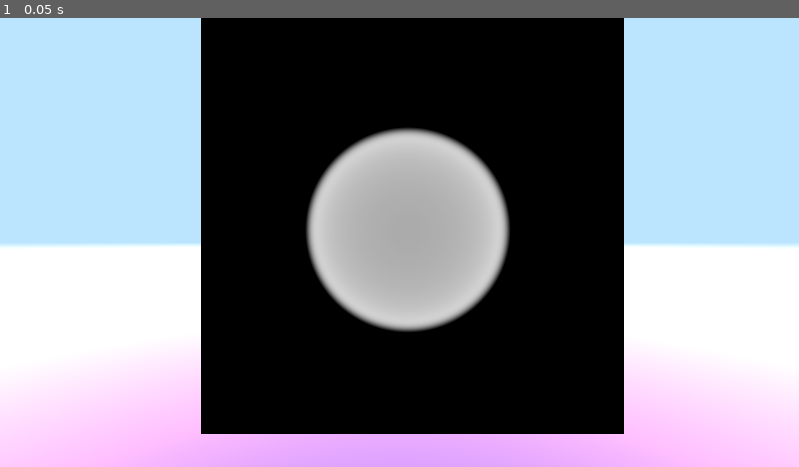
Above: before the commit, frame 1.
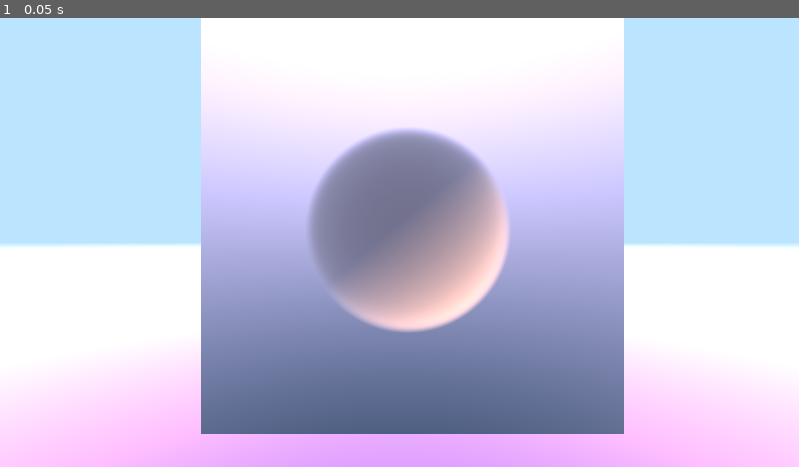
Above: after the commit, the same moment.

Repository: YottaYocta/CS4621
Game: Godot game, scene res://sky_scene.tscn
Two runs of this game, one before a commit and one after it. Both use one fixed random seed, a clock stepped at 60 frames per second and the inputs below.
Inputs:
- Up to frame 1 (0.05 s): no input

The runs differ from the first frame. In frame 1, 48% of the frame differs, in the area x 25-79%, y 0-93%.

Commit message:
using noise image from tutorial, added morphing, still issues with noise not working

Diff:
--- a/Shaders/RaymarchShader.gdshader
+++ b/Shaders/RaymarchShader.gdshader
@@ -1,17 +1,41 @@
 shader_type spatial;
 render_mode unshaded;
 
-//uniform float u_time;
-//uniform vec2 u_resolution;
-
 #define MAX_STEPS 100
 #define MARCH_SIZE 0.08
+#define PI 3.14159265359
+#define RADIUS 1.5
 
-uniform sampler2D noise_texture;
+const vec3 SUN_POSITION = vec3(5.0,6.0,0.0);
+
+uniform sampler2D noise_texture2 : hint_screen_texture, repeat_disable, filter_nearest;
+uniform sampler2D noise_texture : repeat_enable;
 
 // Signed distance function for a sphere
 float sd_sphere(vec3 p, float radius) {
     return length(p) - radius;
+}
+
+float sdCapsule(vec3 p, vec3 a, vec3 b, float r) {
+	vec3 ab = b-a;
+	vec3 ap = p-a;
+	float t = dot(ab,ap) / dot(ab,ab);
+	t = clamp(t, 0.0, 1.0);
+	vec3 c = a + t*ab;
+	float d = length(p-c) - r;
+	return d;
+}
+
+float sdTorus(vec3 p, vec2 r) {
+	float x = length(p.xz) - r.x;
+	return length(vec2(x, p.y)) - r.y;
+}
+
+float sdCross(vec3 p, float s) {
+	float da = max(abs(p.x), abs(p.y));
+	float db = max(abs(p.y), abs(p.z));
+	float dc = max(abs(p.z), abs(p.x));
+	return min(da, min(db, dc)) - s;
 }
 
 // Takes in input of position in cloud
@@ -19,22 +43,40 @@
 float noise(vec3 x) {
 	vec3 p = floor(x);
 	vec3 f = fract(x);
-	vec3 u = f * f * (3. - 2. * f);
+	f = f * f * (3. - 2. * f);
 
 	// sampling 2D slice from 3D position. z coord lets us move through "time" in the noise?
-	vec2 uv = (p.xy + vec2(37.0, 239.0) * p.z) + u.xy;
-	vec2 tex = textureLod(noise_texture, (uv + 0.5) / 256.0, 0.0).yx;
+	vec2 uv = (p.xy + vec2(37.0, 239.0) * p.z) + f.xy;
+	vec2 tex = texture(noise_texture, (uv + 0.5 + 0.1*TIME) / 256.0, 0.0).yx;
 	// Smooth noise mix from texture lookup and rescale it to [-1,1]
-	return mix(tex.x, tex.y, u.z) * 2.0 - 1.0;
+	return mix(tex.x, tex.y, f.z) * 2.0 - 1.0;
+
+	  // Simplified lookup for single-channel noise
+    //vec2 uv = (p.xy + vec2(37.0,239.0)*p.z) / 256.0;
+    //float tex = textureLod(noise_texture, uv + f.xy / 256.0, 0.0).r;
+    //return tex * 2.0 - 1.0;
 }
+
+mat2 rotate2D(float a) {
+	float s = sin(a);
+	float c = cos(a);
+	return mat2(vec2(c, -s), vec2(s,c));
+}
+
+float nextStep(float t, float len, float smo) {
+	float tt = mod(t+=smo,len);
+	float stp = floor(t / len) - 1.0;
+	return smoothstep(0.0, smo, tt) + stp;
+}
+
 //Fracal Brownian Motion
-float fbm(vec3 p) {
+float fbm(vec3 p, float time) {
 	// No idea abt these numbers
 	// Getting new vector of position with also time?
-	vec3 q = p + (TIME*0.5 *vec3(1.0,-0.2,-1.0));
+	vec3 q = p + TIME*0.5 *vec3(1.0,-0.2,-1.0);
 
 	float f = 0.0;
-	float scale = 0.5;
+	float scale = 0.25;
 	float factor = 2.02;
 	// 6 iterations of adjusting noise?
 	for(int i =0; i < 6; i++) {
@@ -48,22 +90,49 @@
 }
 
 // Scene function
-float scene(vec3 p) {
-    float dist = sd_sphere(p, 1.0);
-	float f = fbm(p);
+float scene(vec3 p, float time) {
+	//vec3 p1 = p;
+	//p1.xz *= rotate2D(-PI * 0.1);
+	//p1.yz *= rotate2D(PI * 0.3);
+//
+	//float s1 = sdTorus(p1, vec2(1.3,0.9));
+	//float s2 = sdCross(p1 * 2.0, 0.6);
+	//float s3 = sd_sphere(p, 1.5);
+	//float s4 = sdCapsule(p, vec3(-2.0, -1.5, 0.0), vec3(2.0, 1.5,0.0), 1.0);
+//
+	//float t = mod(nextStep(TIME, 3.0, 1.2), 4.0);
+//
+	//float dist = mix(s1,s2, clamp(t, 0.0, 1.0));
+	//dist = mix(dist, s3, clamp(t-1.0,0.0,1.0));
+	//dist = mix(dist, s4, clamp(t-2.0, 0.0,1.0));
+	//dist = mix(dist, s1, clamp(t-3.0, 0.0, 1.0));
+
+	//NO CHANGING SHAPES
+	float dist = sd_sphere(p, RADIUS);
+
+
+
+    //float dist = sd_sphere(p, 1.0);
+	float f = fbm(p, time);
 	return -dist + f; //adding a noise term to the inside of distance
 }
 
 // Raymarch function
-vec4 raymarch(vec3 ro, vec3 rd) {
+vec4 raymarch(vec3 ro, vec3 rd, float time) {
 	float depth = 0.0; //analogous to d0
 	vec3 p = ro + rd * depth;
+	vec3 sunDirection = normalize(SUN_POSITION);
 	vec4 res = vec4(0.0);
     for (int i = 0; i < MAX_STEPS; i++) {
-        float density = scene(p); //analogous to dS
+        float density = scene(p, time); //analogous to dS
         // Only draw if density is greater than 0 (inside cloud)
       	if (density > 0.0) {
-			vec4 color = vec4(mix(vec3(1.0,1.0,1.0), vec3(0.0), density), density);
+			//Directional derivative lighting
+			float diffuse = clamp((scene(p, time) - scene(p + 0.3*sunDirection, time)) / 0.3, 0.0, 1.0);
+			vec3 lin = vec3(0.60,0.60,0.75)*1.1 + 0.8*vec3(1.0,0.6,0.3)*diffuse;
+			vec4 color = vec4(mix(vec3(1.0), vec3(0.0), density), density);
+			color.rgb *= lin;
+
 			color.rgb *= color.a;
 			res += color * (1.0 - res.a);
 		}
@@ -74,10 +143,12 @@
 }
 
 varying vec3 vert;
+varying float time;
 
 void vertex() {
 	// Called for every vertex the material is visible on.
 	vert = VERTEX; // vertex in local space
+	time = TIME;
 
 }
 
@@ -95,10 +166,20 @@
 	//vec3 rd = normalize(vec3(uv, -1.0));
 
 
+	//Sun and sky?
+	vec3 sunDirection = normalize(SUN_POSITION);
+	float sun = clamp(dot(sunDirection, rd), 0.0, 1.0);
+
+	//base sky color
+	vec3 color = vec3(0.7,0.7,0.90);
+	color -= 0.8*vec3(0.90,0.75,0.90)*rd.y;
+	color += 0.5 * vec3(1.0,0.5,0.3) * pow(sun, 10.0);
+
+
     // Perform raymarch
-    vec4 d = raymarch(ro, rd);
+    vec4 d = raymarch(ro, rd, TIME);
     //vec3 p = ro + rd * d;
-	vec3 color = d.xyz;
+	color = color * (1.0 - d.a) + d.rgb;
 	//if (length(d) > 0.0) {
 		//color = d.xyz;
 	//} else {
--- /dev/null
+++ b/Shaders/RaymarchShader2.gdshader
@@ -0,0 +1,129 @@
+shader_type spatial;
+render_mode unshaded;
+
+
+uniform float fov = 75.;
+
+group_uniforms NoiseData;
+uniform sampler3D noise_tex;
+uniform float noise_scale = 1.;
+uniform vec3 noise_offset = vec3(0.);
+uniform float density_threshold = .5;
+uniform float density_multiplier = 1.;
+
+group_uniforms LightData;
+uniform vec3 ambient_light = vec3(1.);
+uniform float absorption_coef = .000005;
+uniform float scattering_coef = .02;
+
+group_uniforms RayMarchData;
+uniform int vm_step_count = 100;
+
+group_uniforms BoxData;
+uniform vec3 bb_min = vec3(-10.);
+uniform vec3 bb_max = vec3(10.);
+
+uniform sampler2D depth_texture : hint_depth_texture;
+uniform sampler2D screen_texture : hint_screen_texture;
+
+
+// For calculating camera direction in world space
+vec3 get_camera_direction(vec2 uv, vec2 viewport_size, mat4 inv_view_matrix) {
+	// so the original UV is typically in screen space, which is the final space there is.
+	// refresher on spaces: object -> world -> camera/view -> clip/ndc -> screen
+	// the ray direction is on the world space, so we need to transform this UV into world space.
+	// to do that, we first change it to NDC space which normalizes the UV to [-1,1] range
+	vec2 normalized_uv = uv * 2. - 1.;
+	vec3 dir_ndc = vec3(normalized_uv.x, normalized_uv.y, 1.);
+
+	vec2 resolution = 1. / viewport_size;
+	float aspect_ratio = resolution.y / resolution.x;
+	float tan_half_fov = tan(radians(fov) * .5);
+
+	// we then construct the camera/view space by taking into account the aspect ratio and FOV.
+	vec3 dir_view = normalize(vec3(normalized_uv.x * aspect_ratio * tan_half_fov, normalized_uv.y * tan_half_fov, -1.0));
+
+	// once we do that, we can transform further to world space usingn the inverse view matrix.
+	vec4 dir_world = inv_view_matrix * vec4(dir_view, 0.0);
+
+	// return the normalized version of it
+	return normalize(dir_world.xyz);
+}
+
+
+vec2 ray_box_intersect(vec3 ro, vec3 rd) {
+	vec3 t0 = (bb_min - ro) / rd;
+	vec3 t1 = (bb_max - ro) / rd;
+	vec3 tmin = min(t0, t1);
+	vec3 tmax = max(t0, t1);
+
+	float dst_a = max(max(tmin.x, tmin.y), tmin.z);
+	float dst_b = min(tmax.x, min(tmax.y, tmax.z));
+
+	float dst_to_box = max(0., dst_a);
+	float dst_through_box = max(0., dst_b - dst_to_box);
+
+	return vec2(dst_to_box, dst_through_box);
+}
+
+
+float get_linear_depth(sampler2D depth_tex, vec2 screen_uv, mat4 inv_pro_mat) {
+	float depth = texture(depth_tex, screen_uv).x;
+	vec3 ndc = vec3(screen_uv * 2. - 1., depth);
+	vec4 view = inv_pro_mat * vec4(ndc, 1.0);
+	view.xyz /= view.w;
+	return -view.z;
+}
+
+
+float sample_density(vec3 p) {
+	vec3 uvw = p * noise_scale * .01 + noise_offset * .01;
+	float noise = texture(noise_tex, uvw).x;
+	float density = max(0., noise - density_threshold) * density_multiplier;
+	return density;
+}
+
+
+vec4 volume_marcher(vec3 ro, vec3 rd, float len, vec3 col) {
+	vec3 p = ro;
+	float step_size = len / float(vm_step_count - 1);
+
+	float total_density = 0.;
+
+	for (int i = 0; i < vm_step_count; ++i) {
+		float cur_density = sample_density(p);
+		total_density += cur_density * step_size;
+		p += rd * step_size;
+	}
+
+	return vec4(col + vec3(total_density), 1.);
+}
+
+
+void vertex() {
+	POSITION = vec4(VERTEX, 1.0);
+}
+
+
+void fragment() {
+	vec3 original_color = texture(screen_texture, SCREEN_UV).rgb;
+
+	vec3 ro = CAMERA_POSITION_WORLD;
+	vec3 rd = get_camera_direction(UV, VIEWPORT_SIZE, INV_VIEW_MATRIX);
+	float depth = get_linear_depth(depth_texture, SCREEN_UV, INV_PROJECTION_MATRIX);
+
+	vec2 points = ray_box_intersect(ro, rd);
+	float dst_to = points.x;
+	float dst_through = min(points.y, depth - dst_to);
+
+	ALBEDO = original_color;
+
+	bool hit = dst_through > 0. && dst_to < depth;
+	if (hit) {
+		float eps = .001;
+		vec3 p = ro + rd * (dst_to + eps);
+		vec4 col = volume_marcher(p, rd, dst_through - eps, original_color);
+		ALBEDO = col.rgb;
+		ALPHA = col.a;
+	}
+}
--- a/sky_scene.tscn
+++ b/sky_scene.tscn
@@ -1,9 +1,10 @@
-[gd_scene load_steps=19 format=3 uid="uid://cibb1mcq53akv"]
+[gd_scene load_steps=18 format=3 uid="uid://cibb1mcq53akv"]
 
 [ext_resource type="Shader" uid="uid://b12npv48egpko" path="res://Shaders/SkyShader.gdshader" id="1_had3h"]
 [ext_resource type="Shader" uid="uid://ce12r3ruqja6m" path="res://Shaders/CloudShader.gdshader" id="1_nhd7l"]
 [ext_resource type="Material" uid="uid://cvc7v6rimrv7t" path="res://Shaders/RaymarchMaterial.material" id="3_8vdus"]
 [ext_resource type="Shader" uid="uid://iy7eyi1bn5yj" path="res://Shaders/RaymarchShader.gdshader" id="3_nf61q"]
+[ext_resource type="Texture2D" uid="uid://cyebt3srjasrs" path="res://Shaders/maxnoise.png" id="5_6fl2n"]
 
 [sub_resource type="PlaneMesh" id="PlaneMesh_h5blq"]
 
@@ -43,28 +44,19 @@
 ambient_light_source = 3
 reflected_light_source = 2
 
-[sub_resource type="FastNoiseLite" id="FastNoiseLite_6fl2n"]
-noise_type = 3
-
-[sub_resource type="NoiseTexture2D" id="NoiseTexture2D_4nrna"]
-noise = SubResource("FastNoiseLite_6fl2n")
-
-[sub_resource type="ShaderMaterial" id="ShaderMaterial_8vdus"]
+[sub_resource type="ShaderMaterial" id="ShaderMaterial_4nrna"]
 render_priority = 0
 shader = ExtResource("3_nf61q")
-shader_parameter/noise_texture = SubResource("NoiseTexture2D_4nrna")
+shader_parameter/noise_texture = ExtResource("5_6fl2n")
 
 [sub_resource type="BoxMesh" id="BoxMesh_6fl2n"]
-material = SubResource("ShaderMaterial_8vdus")
+material = SubResource("ShaderMaterial_4nrna")
 size = Vector3(5, 5, 5)
 
 [node name="SkyScene" type="Node3D"]
 
 [node name="PlayerController" type="Node3D" parent="."]
 transform = Transform3D(1, 0, 0, 0, 1, 0, 0, 0, 1, 0, 0, 2.9352245)
-
-[node name="Camera3D" type="Camera3D" parent="PlayerController"]
-transform = Transform3D(1, 0, 0, 0, -1, 8.742278e-08, 0, -8.742278e-08, -1, 0, 1, -9)
 
 [node name="Plane" type="MeshInstance3D" parent="."]
 transform = Transform3D(1.7, 0, 0, 0, 0.9795806, 0.038662035, 0, -0.018039221, 2.0994575, 0, 0, 0)
@@ -78,11 +70,15 @@
 environment = SubResource("Environment_8vdus")
 
 [node name="MeshInstance3D" type="MeshInstance3D" parent="."]
+transform = Transform3D(1, 0, 0, 0, 1, 0, 0, 0, 1, -8.827256, 0, 0)
 
 [node name="OmniLight3D" type="OmniLight3D" parent="."]
-transform = Transform3D(1, 0, 0, 0, 1, 0, 0, 0, 1, 0, 6, 0)
+transform = Transform3D(1, 0, 0, 0, 1, 0, 0, 0, 1, 5, 6, 0)
 
 [node name="MeshInstance3D2" type="MeshInstance3D" parent="."]
 transform = Transform3D(1, 0, 0, 0, 1, 0, 0, 0, 1, 0.1527799, 0.7700209, -0.104141235)
 material_override = ExtResource("3_8vdus")
 mesh = SubResource("BoxMesh_6fl2n")
+
+[node name="Camera3D" type="Camera3D" parent="MeshInstance3D2"]
+transform = Transform3D(1, 0, 0, 0, -1, 8.742278e-08, 0, -8.742278e-08, -1, -0.1527799, 0.2299791, -5.960634)
Not shown, added: Shaders/RaymarchShader2.gdshader.uid
Binary file added: Shaders/maxnoise.png
Not shown, added: Shaders/maxnoise.png.import
